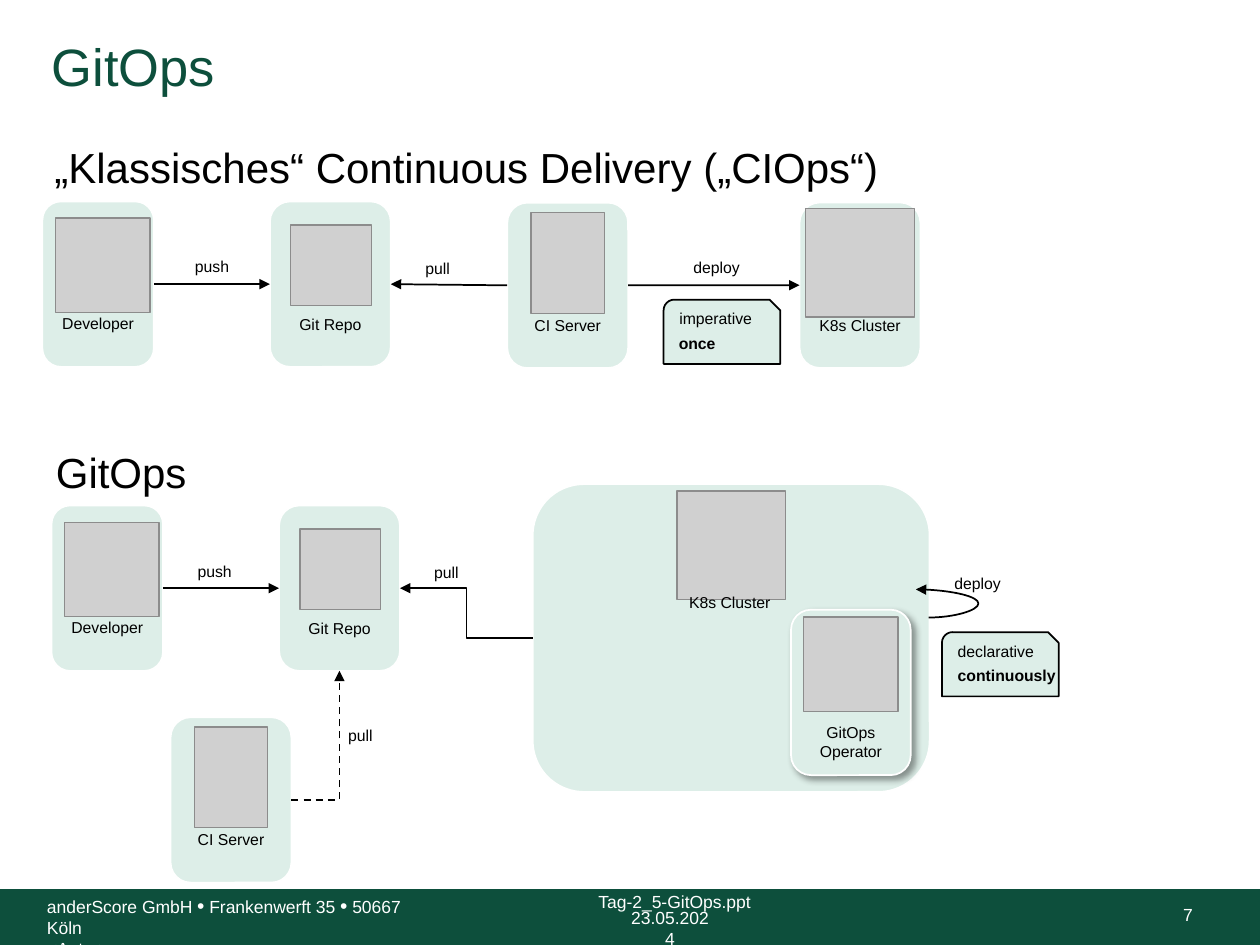
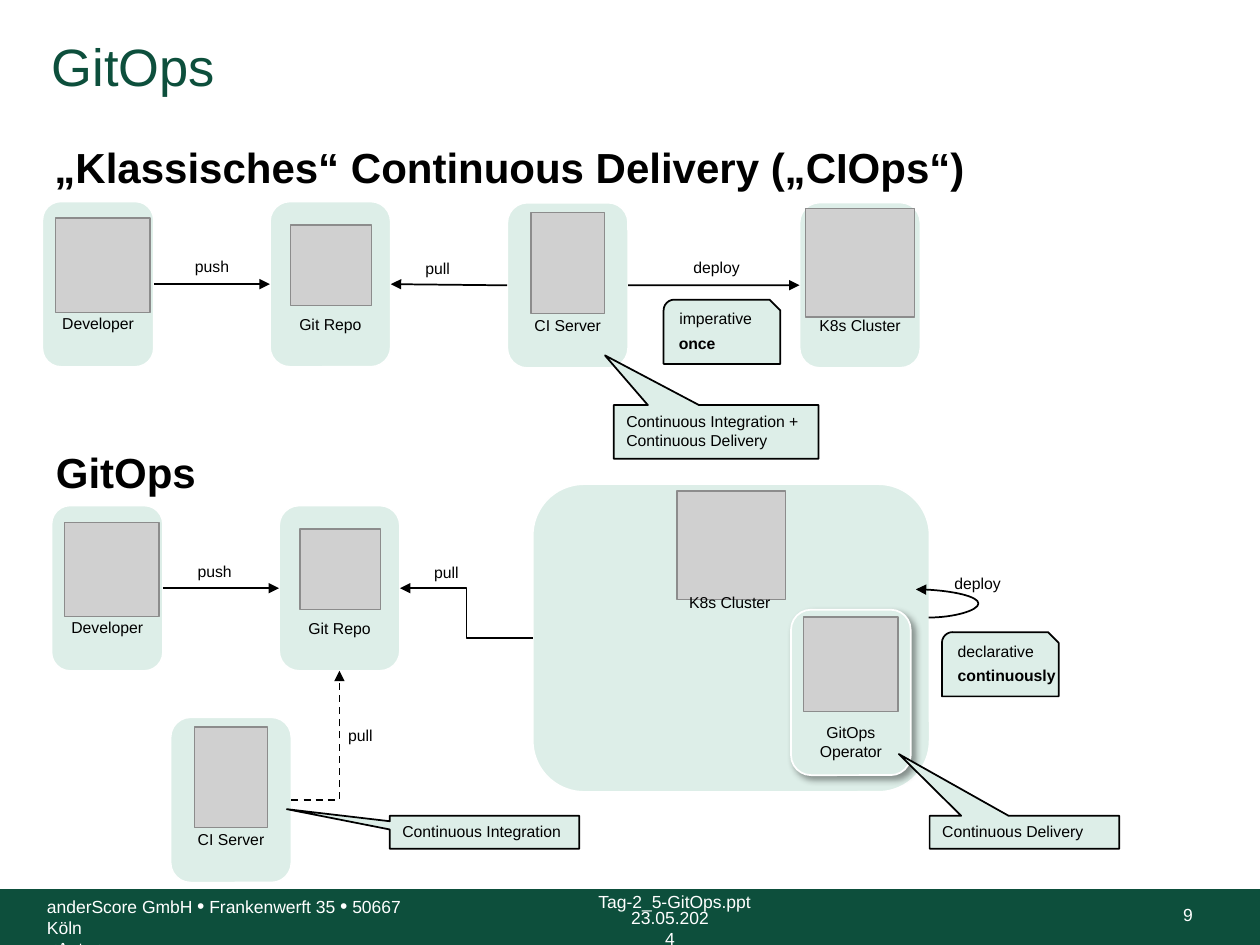
Before and after one commit to anderscore-gmbh/gitlab, a slide deck: slide 9 of slides/Tag-2_5-GitOps.pptx (slide 7 before the commit). Drawn at 1260x945 pixels with LibreOffice and Linux fonts; fonts in the diff are those of the drawing; grey boxes stand for pictures; background and template pictures are left out. Boxes give left, top, right and bottom in pixels: in the first picture for what was removed or moved away, otherwise in the second. Text is boxed around its words. In the diff, an @@ line names an element or a change of style, - is before the commit and + after.

```diff
--- a/slides/Tag-2_5-GitOps.pptx
+++ b/slides/Tag-2_5-GitOps.pptx
@@ text "„Klassisches“ Continuous Delivery („CIOps“)" at (54,152,965,192): bold on @@
@@ speech box added at (614,406,819,460), fill #DDEEE8, outline #000000 1 pt, 9 pt, text #000000 @@
+Continuous Integration + Continuous Delivery
@@ text "GitOps" at (56,457,196,496): bold on @@
@@ speech box added at (389,815,578,848), fill #DDEEE8, outline #000000 1 pt, 9 pt, text #000000 @@
+Continuous Integration
@@ speech box added at (930,815,1119,848), fill #DDEEE8, outline #000000 1 pt, 9 pt, text #000000 @@
+Continuous Delivery
@@ page number at (1183,908,1193,921): text changed @@
-7
+9
```
Also in this commit, not shown: 4 other slides changed, 5 slides added, 1 other file.
